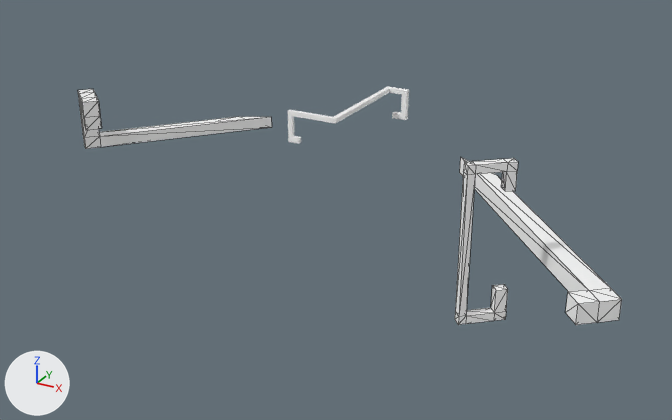
Before and after pictures for a commit that changed the glTF model assets/models/3D_Icon_Logo_Inst.glb.
Before and after are seen from a 50 mm camera at (2.1, -3.76, 1.82) aimed at (0.06, -0.06, -0.03). The axes (+X, +Y, +Z) are drawn at lower left. The lights are the same throughout. The older version comes first. Mesh edges are drawn as thin lines on the coarser meshes. Where no turn or scale is listed for an object, it has been applied to the vertices. Vertices at exactly the same position are counted once.
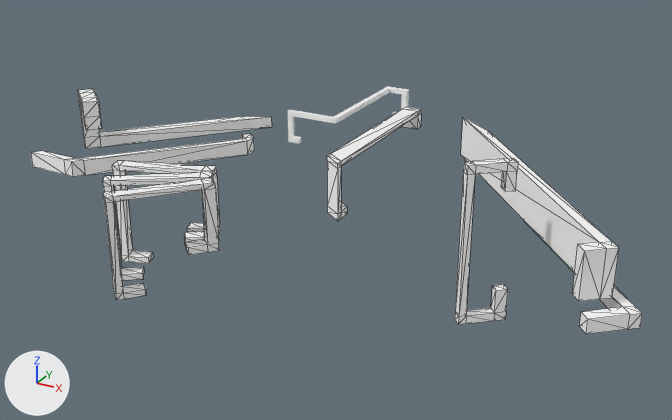
What differs and where, as boxes [x1, y1, x2, y2] in the pictures (672 x 420 px):
'Cube.016', reshaped, moved (9% taller): before [460, 157, 622, 325]; after [461, 117, 619, 301]
'Cube.025', added: after [103, 178, 219, 300]
'Cube.022', added: after [31, 134, 254, 177]
'Cube.024', added: after [327, 107, 421, 221]
'Cube.027', added: after [112, 161, 220, 263]
'Cube.023', added: after [524, 221, 642, 334]
'Cube.026', added: after [103, 172, 213, 280]

The edits, one by one:
me_cube_022 is used by ob_cube_016; location (1.465, -0.244, -0.124).
Before the commit, vertices of me_cube_022: 0 (-1.182, 1.29, -0.05) at pixel (459, 172), 1 (-0.038, -0.033, -0.05) at pixel (597, 322), 2 (-1.182, 1.29, 0.05) at pixel (460, 156), 3 (-0.038, -0.033, 0.05) at pixel (599, 301), 13 (-0.109, -0.095, -0.05) at pixel (575, 324).
Before the commit, vertices of me_cube_022: 14 (-0.109, -0.095, 0.05) at pixel (578, 303).
me_cube_022 had 16 vertices, 28 faces and spanned x -1.182..0.038, y -0.095..1.29, z -0.05..0.05.
me_cube_022 now has 16 vertices, 28 faces and spans x -1.182..0.004, y -0.095..1.29, z -0.115..0.115.
Part 1, on me_cube_022:
Vertices 0, 1, 13 of me_cube_022 move by (0.0, 0.0, -0.065).
Vertices 2, 3, 14 of me_cube_022 move by (0.0, 0.0, 0.065).
Vertex 4 of me_cube_022 moves from (-0.896, 1.112, -0.05) to (-0.969, 1.128, -0.115).
Vertex 5 of me_cube_022 moves from (0.038, 0.033, -0.05) at pixel (619, 319) to (0.004, 0.003, -0.115) at pixel (612, 297).
Vertex 6 of me_cube_022 moves from (-0.896, 1.112, 0.05) at pixel (497, 175) to (-0.969, 1.128, 0.115) at pixel (488, 130).
Vertex 7 of me_cube_022 moves from (0.038, 0.033, 0.05) at pixel (621, 299) to (0.004, 0.003, 0.115) at pixel (619, 247).
Vertex 8 of me_cube_022 moves from (-0.104, 0.044, -0.05) to (-0.079, 0.015, -0.115).
Vertex 9 of me_cube_022 moves from (-0.104, 0.044, 0.05) at pixel (588, 290) to (-0.079, 0.015, 0.115) at pixel (599, 242).
Vertex 10 of me_cube_022 moves from (-0.028, 0.109, 0.05) at pixel (610, 287) to (-0.037, 0.051, 0.115) at pixel (611, 241).
Vertex 11 of me_cube_022 moves from (-0.028, 0.109, -0.05) to (-0.037, 0.051, -0.115).
Vertex 12 of me_cube_022 moves from (-0.176, -0.018, -0.05) at pixel (565, 312) to (-0.15, -0.047, -0.115) at pixel (572, 294).
Vertex 15 of me_cube_022 moves from (-0.176, -0.018, 0.05) at pixel (567, 292) to (-0.15, -0.047, 0.115) at pixel (577, 244).
Mesh me_cube_034 is new.
It has 40 vertices, 76 faces and spans x -0.427..0.034, y -0.178..0.038, z -0.16..0.324.
It uses material mat_material_001 (white #ffffff).
Mesh me_cube_033 is new.
It has 40 vertices, 76 faces and spans x -0.382..0.038, y -0.277..0.04, z -0.16..0.324.
It uses material mat_material_001 (white #ffffff).
Mesh me_cube_031 is new.
It has 40 vertices, 76 faces and spans x -0.31..0.04, y -0.357..0.039, z -0.16..0.324.
It uses material mat_material_001 (white #ffffff).
Mesh me_cube_030 is new.
It has 32 vertices, 60 faces and spans x -0.045..0.045, y -0.903..0.022, z -0.186..0.098.
It uses material mat_material_001 (white #ffffff).
Mesh me_cube_029 is new.
It has 16 vertices, 28 faces and spans x -0.686..0.072, y -0.095..0.855, z -0.035..0.035.
It uses material mat_material_001 (white #ffffff).
Mesh me_cube_028 is new.
It has 22 vertices, 40 faces and spans x -0.838..0.031, y -0.647..0.138, z -0.04..0.04.
It uses material mat_material_001 (white #ffffff).
Object 'Cube.016' (ob_cube_016) moves from (1.465, -0.244, -0.124) to (1.465, -0.244, 0.052).
Object 'Cube.027' (ob_cube_027) is new; it shows me_cube_034.
Its location is (-0.272, -0.623, -0.01).
Object 'Cube.026' (ob_cube_026) is new; it shows me_cube_033.
Its location is (-0.238, -0.69, -0.01).
Object 'Cube.025' (ob_cube_025) is new; it shows me_cube_031.
Its location is (-0.188, -0.746, -0.01).
Object 'Cube.024' (ob_cube_024) is new; it shows me_cube_030.
Its location is (0.167, 0.592, 0.225).
Object 'Cube.023' (ob_cube_023) is new; it shows me_cube_029.
Its location is (1.525, -0.313, -0.129).
Object 'Cube.022' (ob_cube_022) is new; it shows me_cube_028.
Its location is (-0.583, 0.057, 0.138).
